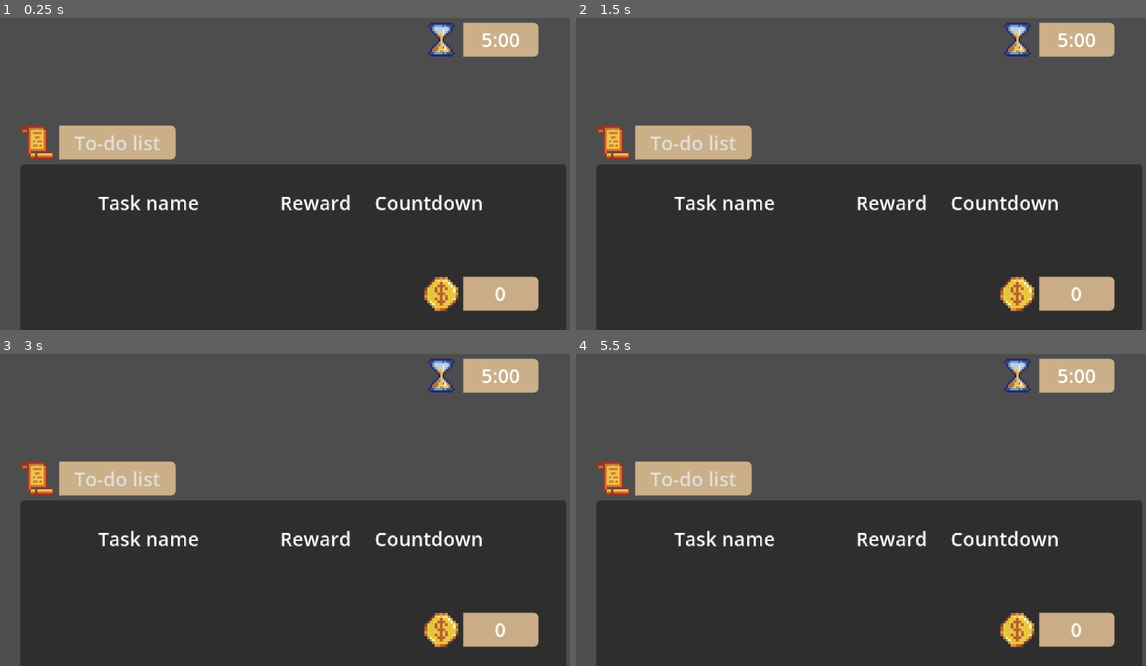
Above: before the commit, frames 1-4 (two rows, left to right).
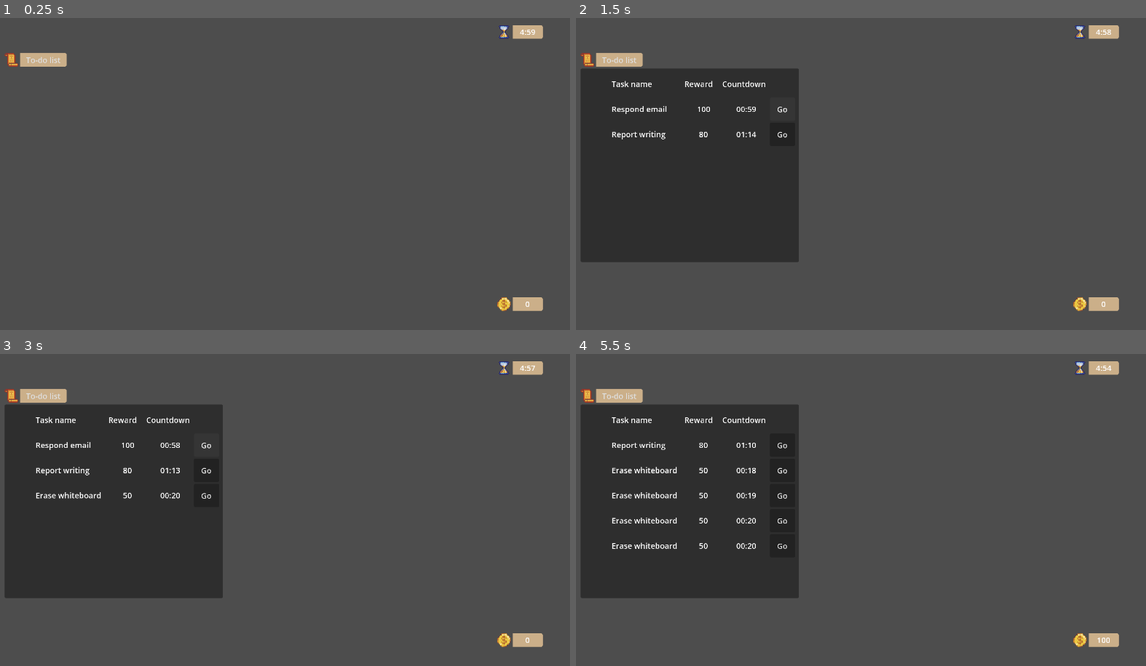
Above: after the commit, the same moments.

Repository: dh2650-overworked/Overworked
Game: Godot game, scene res://scenes/main.tscn
Two runs of this game, one before a commit and one after it. Both use one fixed random seed, a clock stepped at 60 frames per second and the inputs below. This scene is started directly instead of the project's main scene.
Inputs (mouse positions are in pixels of both pictures, inside the frame that each line leads up to):
- Up to frame 1 (0.25 s): no input
- Up to frame 2 (1.5 s): click "To-do list" at 0.5 s; click (781, 108) at 1.25 s, where only the run after the commit has a clickable "Go"
- Up to frame 3 (3 s): click (205, 444) at 2 s, where only the run after the commit has a clickable "Go"; tap Enter at 2.75 s; hold D (move_right) from 2.78 s (still down); tap R at 2.85 s
- Up to frame 4 (5.5 s): tap Space at 3.5, 5 s; release D (move_right) at 3.53 s; hold S (move_back) 3.53-4.28 s; tap R at 3.6, 4.55, 5.3 s; tap Enter at 4.25 s; hold D (move_right) 4.28-5.03 s; tap F at 4.35 s; hold W (move_forward) from 5.03 s (still down); tap T at 5.1 s

The runs differ from the first frame. In frame 1, 55% of the frame differs, in the area x 0-100%, y 1-100%; in frame 2, 54%; in frame 3, 54%; in frame 4, 54%.
Error before the commit: Parse Error: Identifier "TaskManager" not declared in the current scope. (res://scripts/main.gd:15)

Commit message:
fix task_manager

Diff:
--- a/assets/tasks/approve_file.tres
+++ /dev/null
@@ -1,12 +0,0 @@
-[gd_resource type="Resource" script_class="TaskData" format=3 uid="uid://dkgmvcrtbhocq"]
-
-[ext_resource type="Script" uid="uid://dd6k082npoxh8" path="res://scripts/resources/task_data.gd" id="1"]
-
-[resource]
-resource_name = "approve_file"
-script = ExtResource("1")
-task_id = "approve_file"
-task_name = "File Approval"
-reward_money = 80
-time_limit = 75.0
-is_starter_task = true
--- a/assets/tasks/coffee.tres
+++ /dev/null
@@ -1,14 +0,0 @@
-[gd_resource type="Resource" script_class="TaskData" format=3 uid="uid://bjalxdx4o8d5a"]
-
-[ext_resource type="Script" uid="uid://dd6k082npoxh8" path="res://scripts/resources/task_data.gd" id="1"]
-
-[resource]
-resource_name = "coffee"
-script = ExtResource("1")
-task_id = "coffee"
-task_name = "Coffee Run"
-reward_money = 50
-time_limit = 20.0
-dispatch_mode = 0
-is_starter_task = true
-unlock_time = 10.0
--- a/assets/tasks/fill_form.tres
+++ /dev/null
@@ -1,11 +0,0 @@
-[gd_resource type="Resource" script_class="TaskData" format=3 uid="uid://cc3o3qkjxunhs"]
-
-[ext_resource type="Script" uid="uid://dd6k082npoxh8" path="res://scripts/resources/task_data.gd" id="1"]
-
-[resource]
-resource_name = "fill_form"
-script = ExtResource("1")
-task_id = "fill_form"
-task_name = "Fill Form"
-reward_money = 100
-is_starter_task = true
--- a/assets/tasks/reception.tres
+++ /dev/null
@@ -1,11 +0,0 @@
-[gd_resource type="Resource" script_class="TaskData" format=3 uid="uid://bjpbudbkf2d5a"]
-
-[ext_resource type="Script" uid="uid://dd6k082npoxh8" path="res://scripts/resources/task_data.gd" id="1"]
-
-[resource]
-resource_name = "reception"
-script = ExtResource("1")
-task_id = "reception"
-task_name = "Reception"
-reward_money = 150
-time_limit = 90.0
--- /dev/null
+++ b/assets/tasks/report_writing.tres
@@ -0,0 +1,12 @@
+[gd_resource type="Resource" script_class="TaskData" format=3 uid="uid://dkgmvcrtbhocq"]
+
+[ext_resource type="Script" uid="uid://dd6k082npoxh8" path="res://scripts/resources/task_data.gd" id="1_lkgy3"]
+
+[resource]
+resource_name = "approve_file"
+script = ExtResource("1_lkgy3")
+task_id = "report_writing"
+task_name = "Report writing"
+reward_money = 80
+time_limit = 75.0
+is_starter_task = true
--- /dev/null
+++ b/assets/tasks/respond_email.tres
@@ -0,0 +1,11 @@
+[gd_resource type="Resource" script_class="TaskData" format=3 uid="uid://cc3o3qkjxunhs"]
+
+[ext_resource type="Script" uid="uid://dd6k082npoxh8" path="res://scripts/resources/task_data.gd" id="1_jw5eq"]
+
+[resource]
+resource_name = "fill_form"
+script = ExtResource("1_jw5eq")
+task_id = "respond_email"
+task_name = "Respond email"
+reward_money = 100
+is_starter_task = true
--- /dev/null
+++ b/assets/tasks/water_cooler.tres
@@ -0,0 +1,11 @@
+[gd_resource type="Resource" script_class="TaskData" format=3 uid="uid://bjpbudbkf2d5a"]
+
+[ext_resource type="Script" uid="uid://dd6k082npoxh8" path="res://scripts/resources/task_data.gd" id="1_5ie0v"]
+
+[resource]
+resource_name = "reception"
+script = ExtResource("1_5ie0v")
+task_id = "water_cooler"
+task_name = "Change water cooler"
+reward_money = 150
+time_limit = 90.0
--- /dev/null
+++ b/assets/tasks/whiteboard.tres
@@ -0,0 +1,12 @@
+[gd_resource type="Resource" script_class="TaskData" format=3 uid="uid://bjalxdx4o8d5a"]
+
+[ext_resource type="Script" uid="uid://dd6k082npoxh8" path="res://scripts/resources/task_data.gd" id="1_l0237"]
+
+[resource]
+resource_name = "coffee"
+script = ExtResource("1_l0237")
+task_id = "whiteboard"
+task_name = "Erase whiteboard"
+reward_money = 50
+time_limit = 20.0
+unlock_time = 10.0
--- a/project.godot
+++ b/project.godot
@@ -8,12 +8,20 @@
 
 config_version=5
 
+[animation]
+
+compatibility/default_parent_skeleton_in_mesh_instance_3d=true
+
 [application]
 
 config/name="Overwork"
 run/main_scene="uid://dcq76hu121lnu"
 config/features=PackedStringArray("4.6", "Forward Plus")
 config/icon="res://icon.svg"
+
+[autoload]
+
+TaskManager="*res://scripts/autoload/task_manager.gd"
 
 [display]
 
@@ -22,6 +30,10 @@
 window/size/window_width_override=1280
 window/size/window_height_override=720
 window/stretch/mode="canvas_items"
+
+[dotnet]
+
+project/assembly_name="Overwork"
 
 [input]
 
--- a/scenes/main.tscn
+++ b/scenes/main.tscn
@@ -13,20 +13,22 @@
 layer = 10
 
 [node name="TodoListUI" parent="CanvasLayer" unique_id=1378710553 instance=ExtResource("2_todo")]
-offset_left = 27.0
-offset_top = 101.0
-offset_right = 477.0
-offset_bottom = 601.0
+offset_left = 14.0
+offset_top = 41.0
+offset_right = 464.0
+offset_bottom = 541.0
+scale = Vector2(0.4, 0.4)
 
 [node name="TimeLabel" parent="CanvasLayer" unique_id=2004680778 instance=ExtResource("3_pixel")]
 anchors_preset = 1
 anchor_left = 1.0
 anchor_right = 1.0
-offset_left = -120.0
-offset_top = 16.0
-offset_right = -16.0
-offset_bottom = 44.0
+offset_left = -60.0
+offset_top = 18.0
+offset_right = 44.0
+offset_bottom = 46.0
 grow_horizontal = 0
+scale = Vector2(0.4, 0.4)
 
 [node name="Icon" parent="CanvasLayer/TimeLabel" index="0"]
 texture = ExtResource("4_time")
@@ -41,12 +43,13 @@
 anchor_top = 1.0
 anchor_right = 1.0
 anchor_bottom = 1.0
-offset_left = -120.0
-offset_top = -44.0
-offset_right = -16.0
-offset_bottom = -16.0
+offset_left = -60.0
+offset_top = -27.0
+offset_right = 44.0
+offset_bottom = 1.0
 grow_horizontal = 0
 grow_vertical = 0
+scale = Vector2(0.4, 0.4)
 
 [node name="Icon" parent="CanvasLayer/MoneyLabel" index="0"]
 texture = ExtResource("5_coin")
--- a/scripts/autoload/task_manager.gd
+++ b/scripts/autoload/task_manager.gd
@@ -32,8 +32,8 @@
 var _auto_pool_unlocked: Dictionary = {}
 
 var _auto_dispatch_enabled: bool = false
-var _auto_interval_min: float = 10.0
-var _auto_interval_max: float = 20.0
+var _auto_interval_min: float = 30.0
+var _auto_interval_max: float = 60.0
 var _auto_cooldown: float = 0.0
 
 
@@ -94,8 +94,8 @@
 ## Sets auto-dispatch interval; pool content comes from catalog + unlock_time + AUTO_POOL (not from this call).
 func configure_auto_dispatch(
 	enabled: bool = true,
-	interval_min: float = 10.0,
-	interval_max: float = 20.0,
+	interval_min: float = 30.0,
+	interval_max: float = 60.0,
 ) -> void:
 	_auto_interval_min = maxf(interval_min, 0.1)
 	_auto_interval_max = maxf(interval_max, _auto_interval_min)
--- a/scripts/main.gd
+++ b/scripts/main.gd
@@ -2,10 +2,10 @@
 
 ## Demo: task catalog + starters / unlock times come from each TaskData .tres (see TaskManager).
 
-const FILL_FORM := preload("res://assets/tasks/fill_form.tres")
-const RECEPTION := preload("res://assets/tasks/reception.tres")
-const COFFEE := preload("res://assets/tasks/coffee.tres")
-const APPROVE_FILE := preload("res://assets/tasks/approve_file.tres")
+const Whiteboard := preload("res://assets/tasks/whiteboard.tres")
+const Water_cooler := preload("res://assets/tasks/water_cooler.tres")
+const Respond_email := preload("res://assets/tasks/respond_email.tres")
+const Report_Writing := preload("res://assets/tasks/report_writing.tres")
 
 @onready var _time_label: Label = $CanvasLayer/TimeLabel/Bg/Label
 @onready var _money_label: Label = $CanvasLayer/MoneyLabel/Bg/Label
@@ -14,7 +14,7 @@
 func _ready() -> void:
 	TaskManager.nav_requested.connect(_on_nav_requested)
 	TaskManager.money_updated.connect(_on_money_updated)
-	TaskManager.register_task_catalog([FILL_FORM, RECEPTION, COFFEE, APPROVE_FILE])
+	TaskManager.register_task_catalog([Whiteboard, Water_cooler, Respond_email, Report_Writing])
 	TaskManager.configure_auto_dispatch(true, 10.0, 20.0)
 	TaskManager.start_level()
 	_on_money_updated(TaskManager.total_money)
@@ -47,7 +47,7 @@
 	if event is InputEventKey and event.pressed:
 		match event.keycode:
 			KEY_R:
-				TaskManager.add_task(RECEPTION)
+				TaskManager.add_task(Whiteboard)
 			KEY_F:
 				var ids: Array = TaskManager.active_tasks.keys()
 				if not ids.is_empty():
